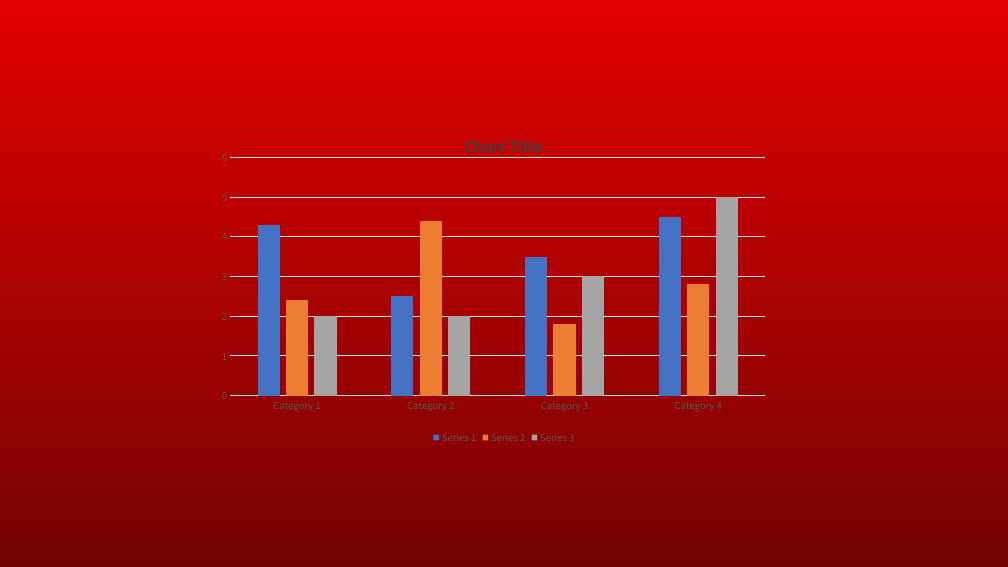
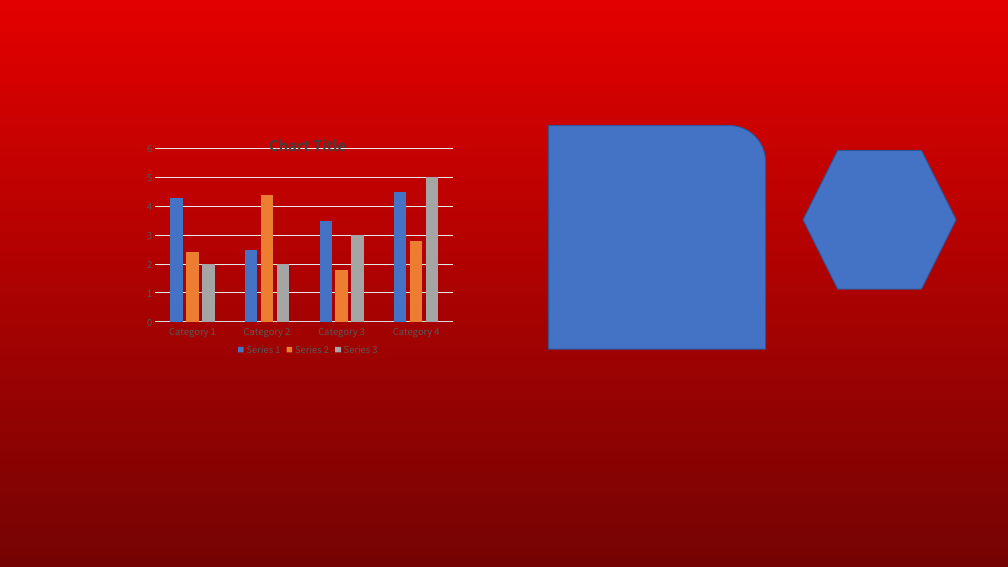
Before and after one commit to Howlcn1997/ooxml-parser, a slide deck: slide 12 of assets/ppt/simple.pptx. Drawn at 1008x567 pixels with LibreOffice and Linux fonts; fonts in the diff are those of the drawing. Boxes give left, top, right and bottom in pixels: in the first picture for what was removed or moved away, otherwise in the second. Text is boxed around its words. In the diff, an @@ line names an element or a change of style, - is before the commit and + after.

```diff
--- a/assets/ppt/simple.pptx
+++ b/assets/ppt/simple.pptx
@@ column chart: place and size @@
-column chart at box(222, 119, 787, 447)
+column chart at box(147, 121, 466, 359)
@@ round rect added at box(549, 126, 766, 349), fill #4472C4, outline #2F5597 1 pt @@
@@ hexagon added at box(803, 150, 957, 290), fill #4472C4, outline #2F5597 1 pt @@
```
Also in this commit, not shown: 5 other files.
